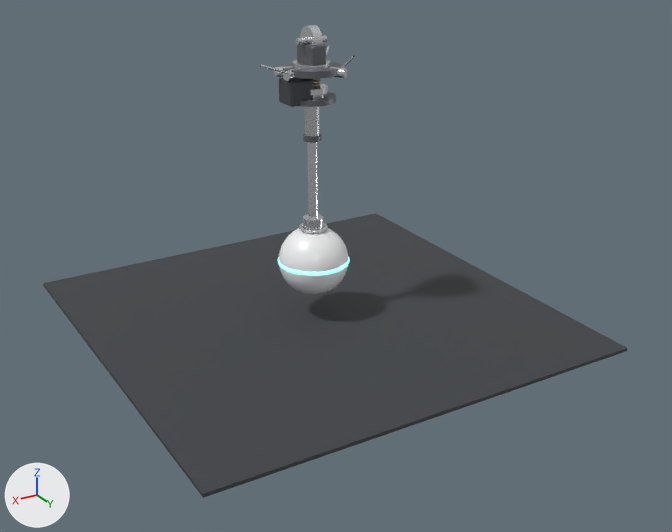
The Blender file blender/out/hub/coreball_hub.blend: old version first, new version second.
Camera for both pictures: a 50 mm lens placed at (0.1, 1.38, 1.57), pointed at (-0.39, 0.55, 1.15). Arrows for +X, +Y and +Z are at lower left; the lights stay in place. The picture after the commit comes second.

Names of what the first picture shows: 'ball', 'ball_led', 'floor', 'tether_yoke', 'yaw_motor' and 15 more.
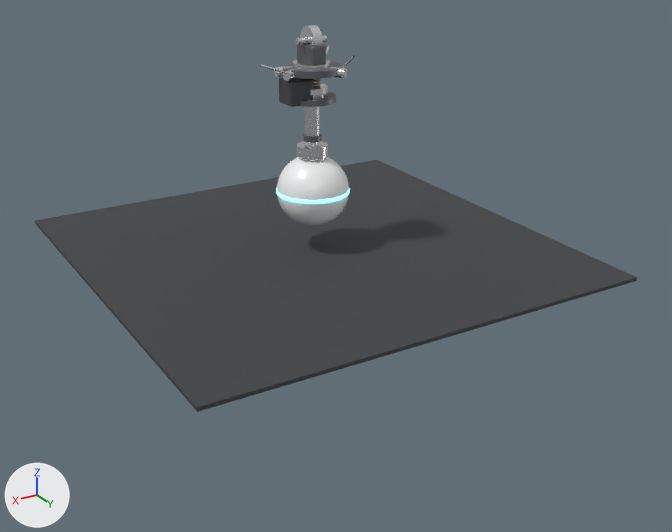
Where the newer file only moved an object's origin or applied its transform, the numbers keep the older frame.

What changed in the scene script:
```text
Add me_cylinder_018:
    me_cylinder_018.from_pydata(...)  # a 48-sided cylinder along z spanning x -0.017..0.017, y -0.017..0.017, z -0.006..0.006
    me_cylinder_018.materials.append(mat_alloy)  # light grey #dddfe3
Change ob_ball:
    ob_ball.location: (-0.38, 0.52, 1.152) -> (-0.38, 0.52, 1.236)
Change ob_ball_led:
    ob_ball_led.location: (-0.38, 0.52, 1.152) -> (-0.38, 0.52, 1.236)
Change ob_floor:
    ob_floor.location: (-0.38, 0.52, 1.082) -> (-0.38, 0.52, 1.166)
Add ob_hub_plug_body:
    ob_hub_plug_body = bpy.data.objects.new('hub_plug_body', me_cylinder_018)
    ob_hub_plug_body.location = (-0.38, 0.52, 1.282)
    ob_hub_plug_body.rotation_euler = (0.0, 0.0, -3.142)  # degrees (0, 0, -180)
```

Pixel boxes [x1, y1, x2, y2] of what changed, in the pictures (672 x 532 px):
'floor', moved: before [43, 213, 627, 498]; after [35, 160, 637, 412]
'ball', moved: before [279, 226, 348, 295]; after [277, 157, 349, 226]
'ball_led', moved: before [278, 256, 350, 276]; after [276, 188, 350, 204]
'hub_plug_body', added: after [297, 141, 328, 160]
